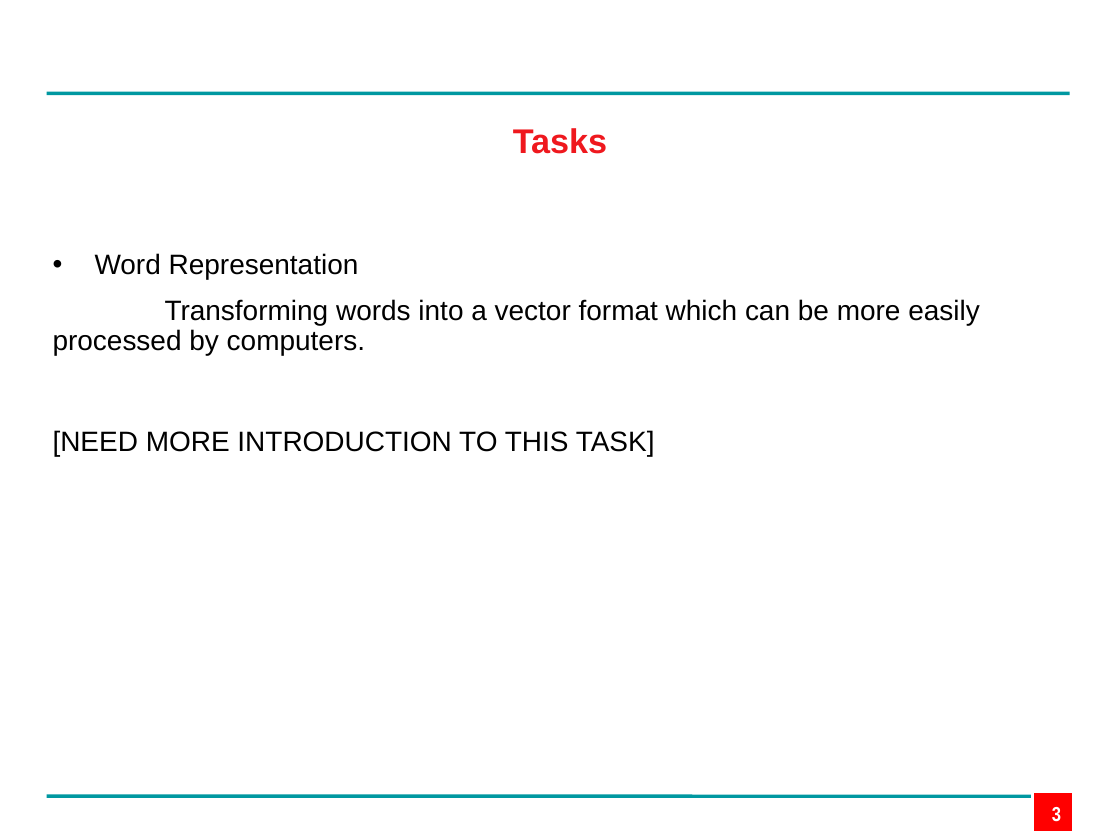
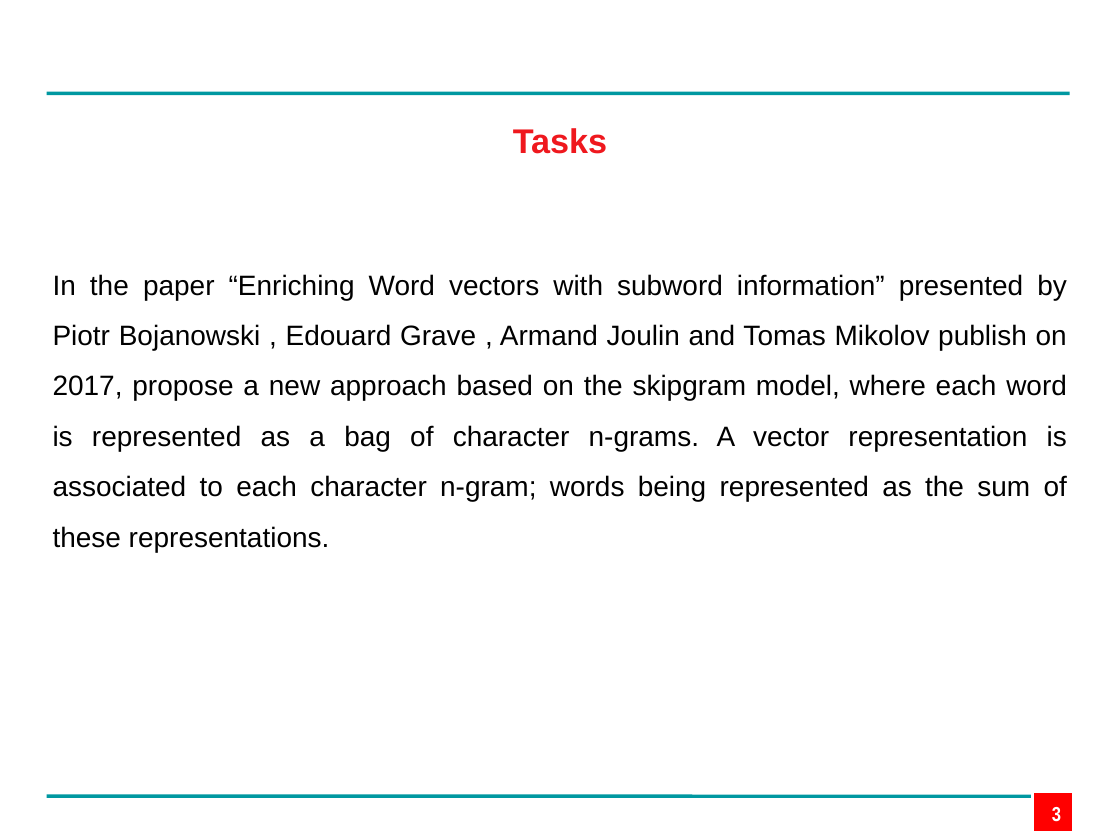
Before and after one commit to edpape007/NLP, a slide deck: slide 3 of Presentation_Subword.pptx. Drawn at 1120x840 pixels with LibreOffice and Linux fonts; fonts in the diff are those of the drawing; background and template pictures are left out. Boxes give left, top, right and bottom in pixels: in the first picture for what was removed or moved away, otherwise in the second. Text is boxed around its words. In the diff, an @@ line names an element or a change of style, - is before the commit and + after.

```diff
--- a/Presentation_Subword.pptx
+++ b/Presentation_Subword.pptx
@@ text at [53,274,1067,552]: text changed @@
-• Word Representation
-  Transforming words into a vector format which can be more easily processed by computers.
-[NEED MORE INTRODUCTION TO THIS TASK]
+In the paper “Enriching Word vectors with subword information” presented by Piotr Bojanowski , Edouard Grave , Armand Joulin and Tomas Mikolov publish on 2017, propose a new approach based on the skipgram model, where each word is represented as a bag of character n-grams. A vector representation is associated to each character n-gram; words being represented as the sum of these representations.
```
Also in this commit, not shown: 3 other slides changed.
